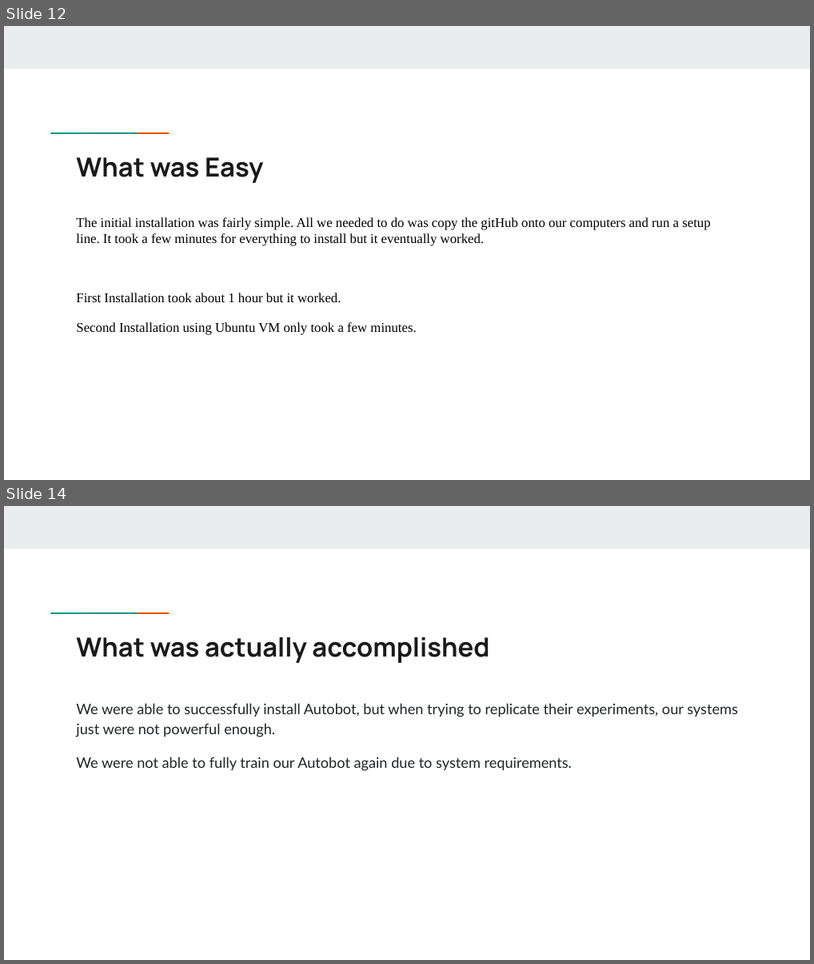
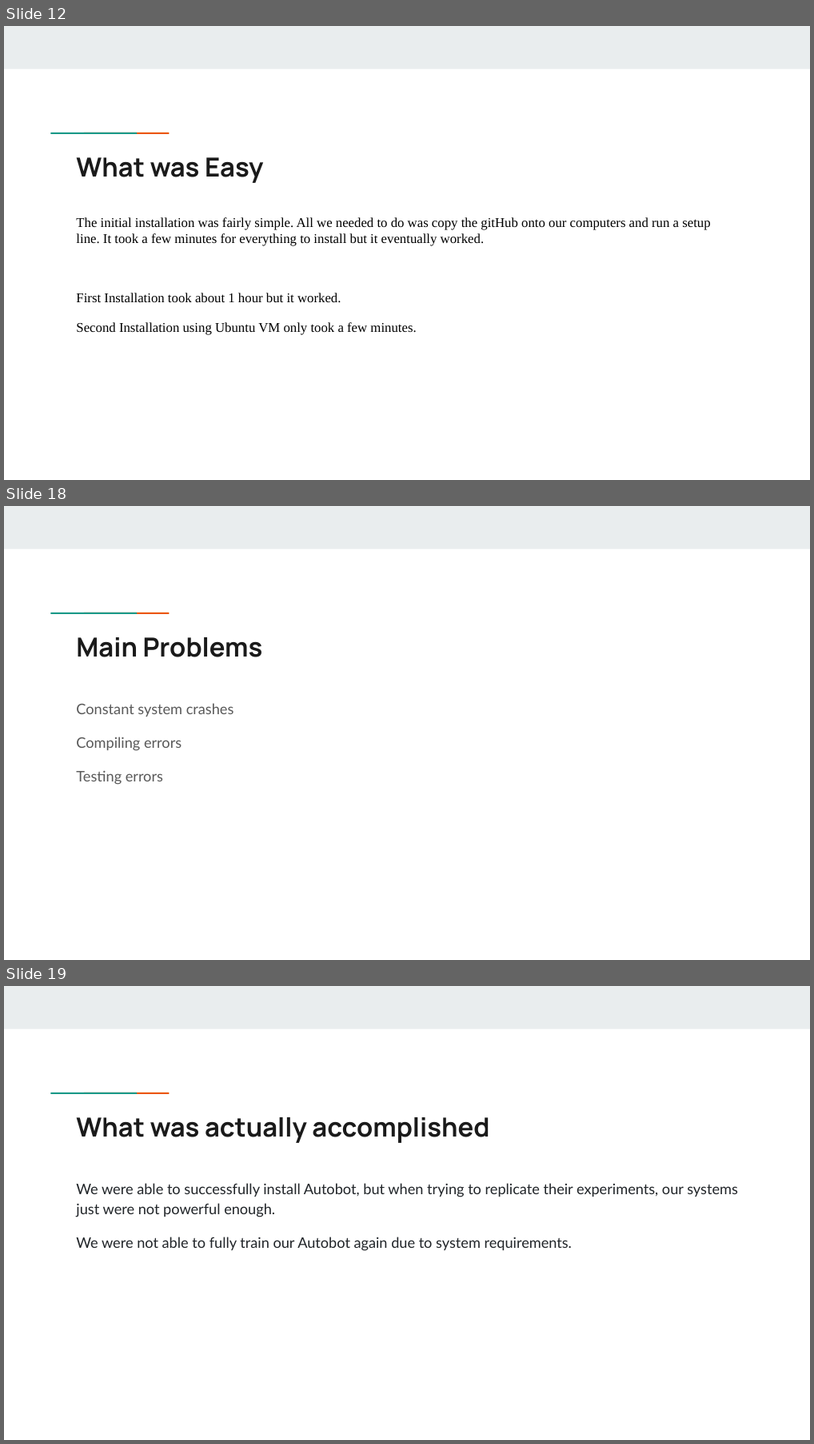
Before and after one commit to Jrowell1/autobot, a slide deck: Final Presentation NLP.pptx. Shown one above the other, each under a label of ours: slides 12 and 14 before the commit, slides 12, 18 and 19 after it; the slides between them are not shown. The pictures are 814x964 and 814x1444 pixels, drawn with LibreOffice and Linux fonts; fonts in the diff are those of the drawing. Boxes give left, top, right and bottom in pixels: in the first picture for what was removed or moved away, otherwise in the second. Text is boxed around its words. In the diff, an @@ line names an element or a change of style, - is before the commit and + after.

```diff
--- a/Final Presentation NLP.pptx
+++ b/Final Presentation NLP.pptx
@@ slide 18 added at (4, 506, 810, 960), background #FFFFFF; not listed: 3 template elements that a slide beside it also shows @@
@@ title added at (76, 637, 263, 657), 23.4 pt, text #1A1A1A, bold @@
+Main Problems
@@ text added at (76, 703, 234, 784), 13 pt, text #595959 @@
+Constant system crashes
+Compiling errors
+Testing errors
@@ what was slide 14 is now slide 19 @@
```
Also in this commit, not shown: 2 slides changed, 4 other slides added.
